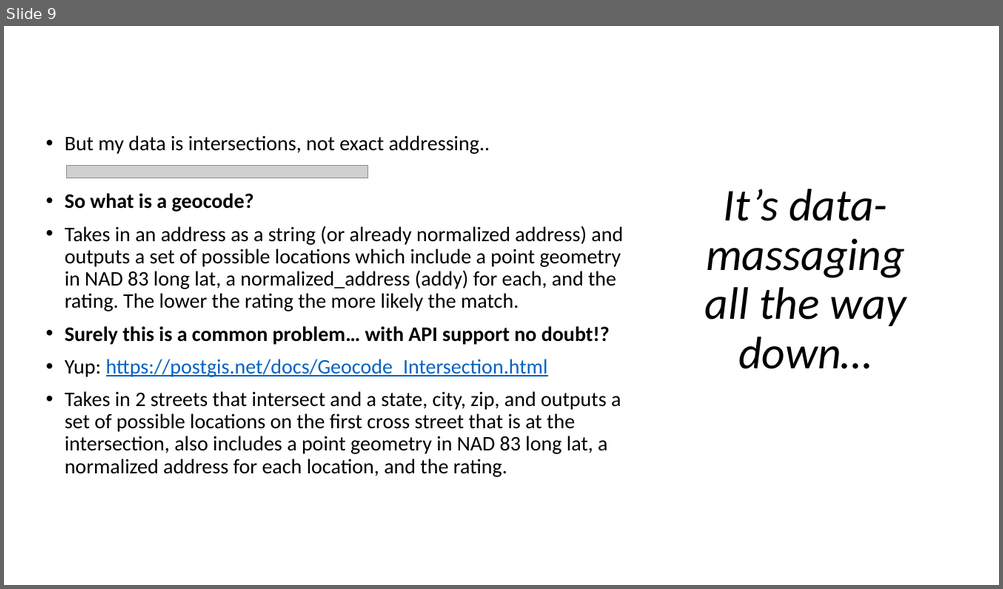
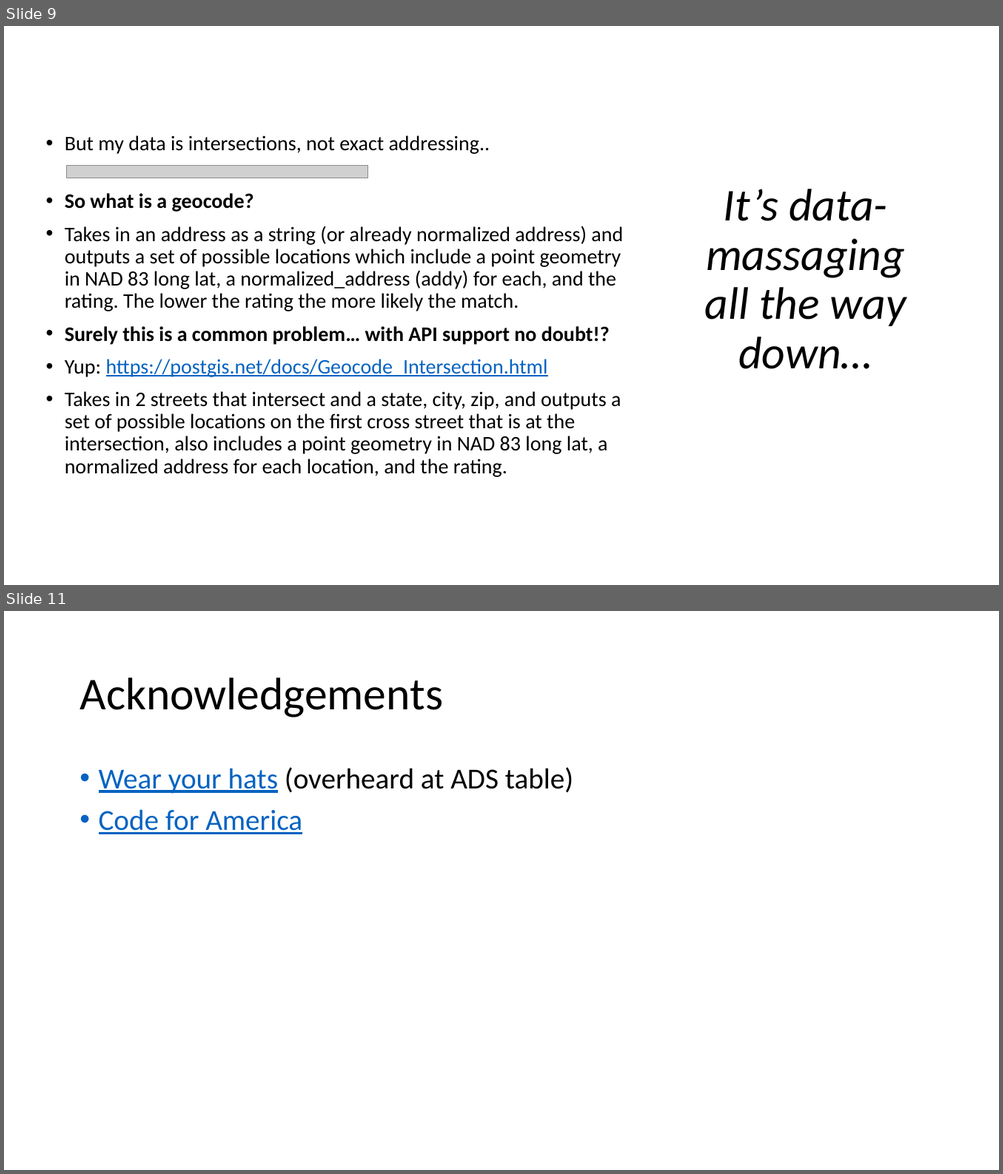
Before and after one commit to buddyp450/RedLightRunners, a slide deck: RedLightRunners.pptx. Shown one above the other, each under a label of ours: slide 9 before the commit, slides 9 and 11 after it; the slides between them are not shown. The pictures are 1003x589 and 1003x1174 pixels, drawn with LibreOffice and Linux fonts; fonts in the diff are those of the drawing; grey boxes stand for pictures. Boxes give left, top, right and bottom in pixels: in the first picture for what was removed or moved away, otherwise in the second. Text is boxed around its words. In the diff, an @@ line names an element or a change of style, - is before the commit and + after.

```diff
--- a/RedLightRunners.pptx
+++ b/RedLightRunners.pptx
@@ slide 11 added at (4, 611, 999, 1170), background #FFFFFF @@
@@ title added at (79, 678, 443, 718), 44 pt, text #000000 @@
+Acknowledgements
@@ text added at (99, 767, 573, 834), 28 pt, text #0563C1, underline @@
+• Wear your hats (overheard at ADS table)
+• Code for America
```
Also in this commit, not shown: 4 slides changed.
